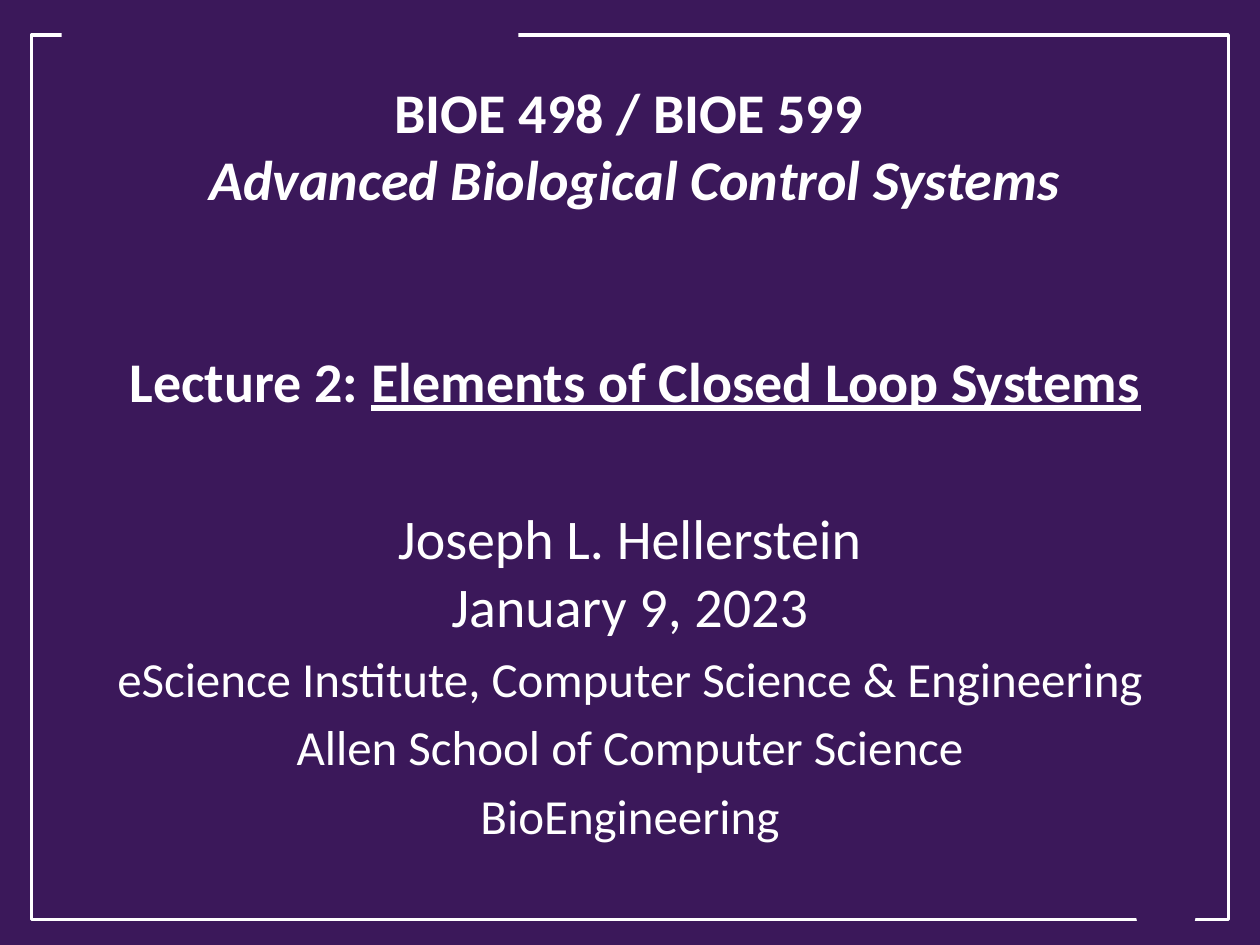
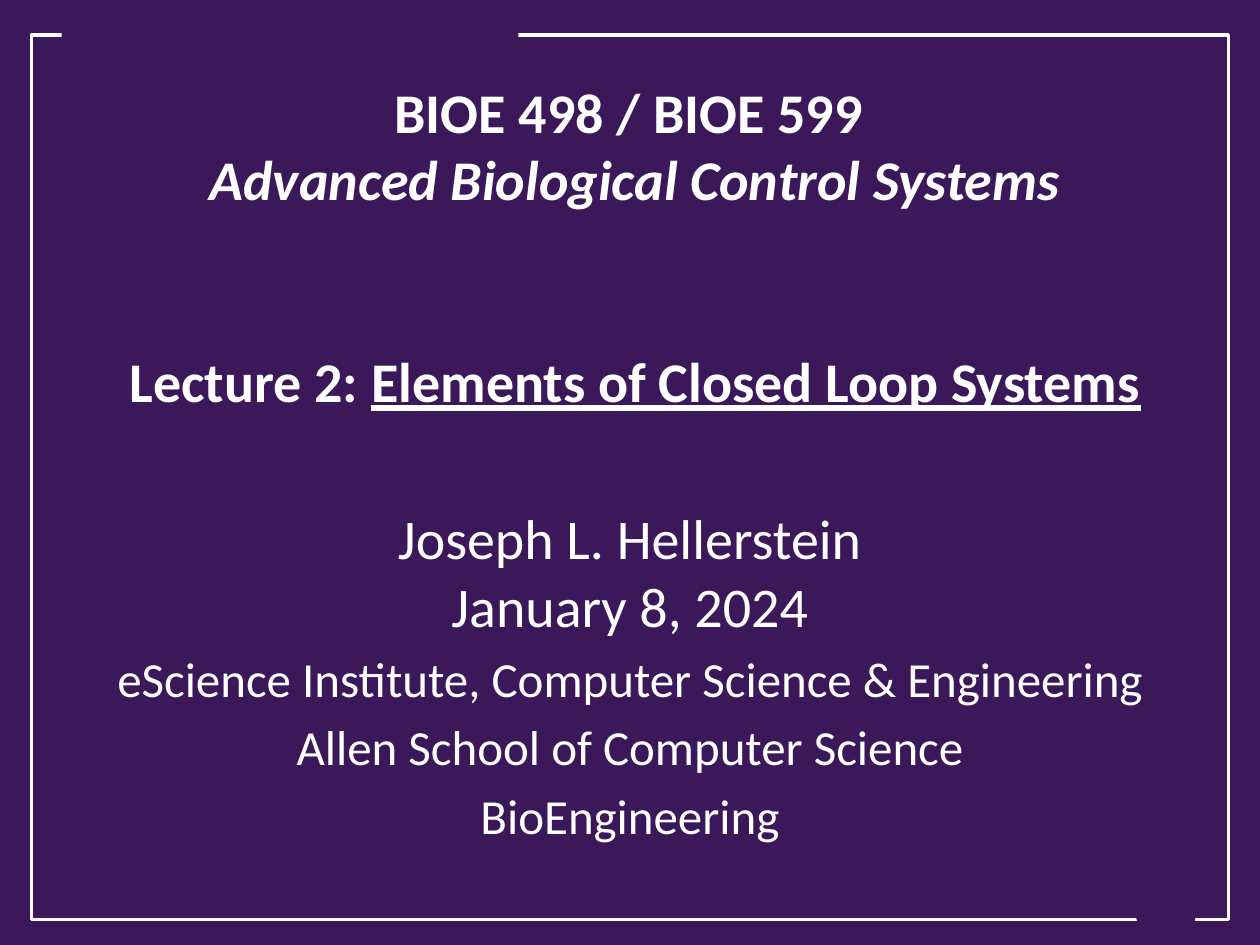
Before and after one commit to joseph-hellerstein/advanced-controls-lectures, a slide deck: slide 1 of lectures/lecture_02-elements-of-closed-loop-systems/elements_of_closed_loop_systems.pptx. Drawn at 1260x945 pixels with LibreOffice and Linux fonts; fonts in the diff are those of the drawing; background and template pictures are left out. Boxes give left, top, right and bottom in pixels: in the first picture for what was removed or moved away, otherwise in the second. Text is boxed around its words. In the diff, an @@ line names an element or a change of style, - is before the commit and + after.

```diff
--- a/lectures/lecture_02-elements-of-closed-loop-systems/elements_of_closed_loop_systems.pptx
+++ b/lectures/lecture_02-elements-of-closed-loop-systems/elements_of_closed_loop_systems.pptx
@@ subtitle at (451,588,807,636): text changed @@
-January 9, 2023
+January 8, 2024
```
Also in this commit, not shown: 8 other slides changed, 1 slide removed.
